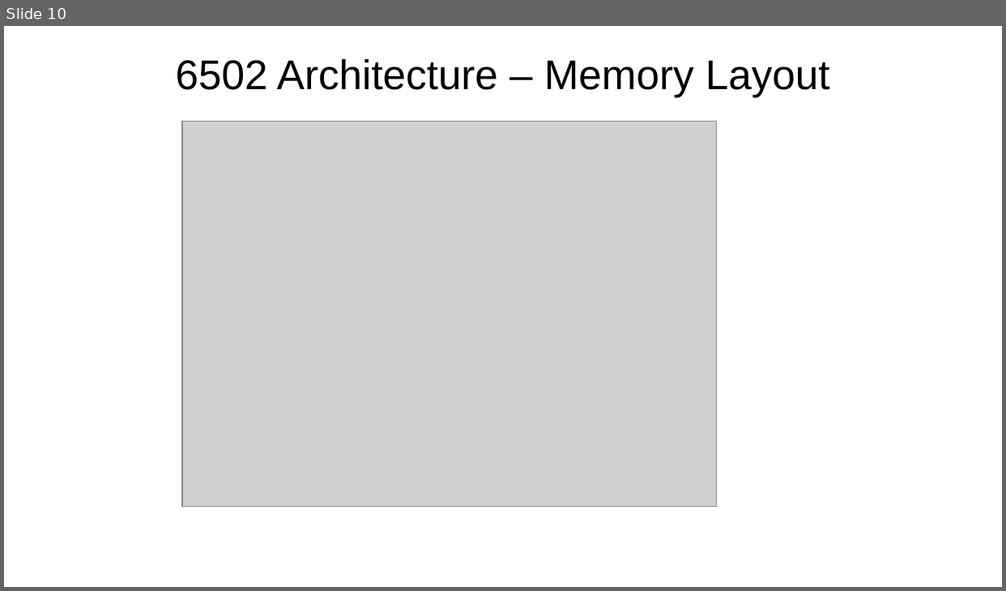
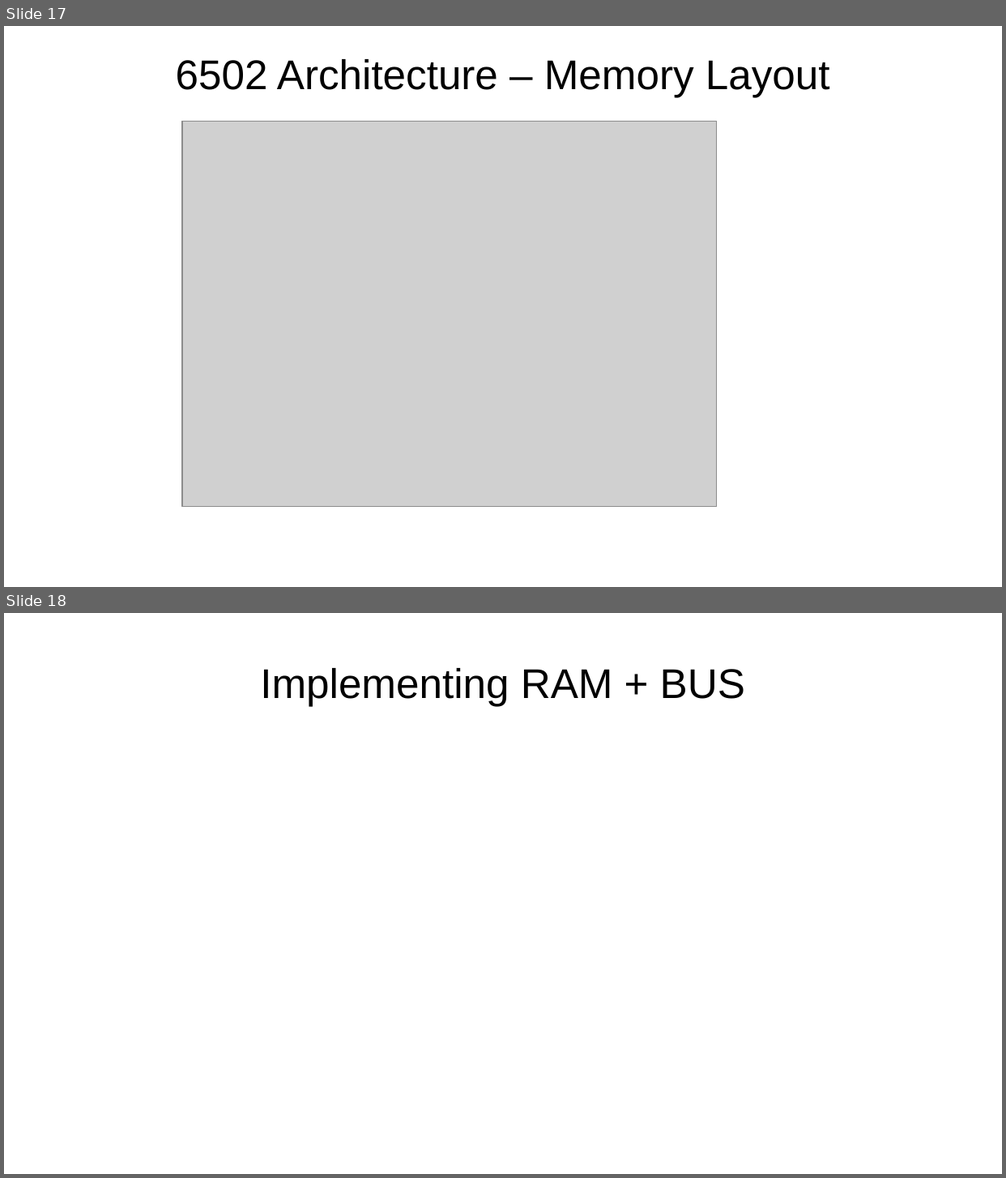
Before and after one commit to RevsRev/nes, a slide deck: tech-talk/NES emulator.odp. Shown one above the other, each under a label of ours: slide 10 before the commit, slides 17 and 18 after it. The pictures are 1006x591 and 1006x1178 pixels, drawn with LibreOffice and Linux fonts; fonts in the diff are those of the drawing; grey boxes stand for pictures; background and template pictures are left out. Boxes give left, top, right and bottom in pixels: in the first picture for what was removed or moved away, otherwise in the second. Text is boxed around its words. In the diff, an @@ line names an element or a change of style, - is before the commit and + after.

```diff
--- a/tech-talk/NES emulator.odp
+++ b/tech-talk/NES emulator.odp
@@ slide 18 added at [4,613,1002,1174], background picture (left out) @@
@@ title added at [260,668,745,707], 33 pt, text #000000 @@
+Implementing RAM + BUS
@@ what was slide 10 is now slide 17 @@
```
Also in this commit, not shown: 2 slides changed, 13 other slides added, 9 other files.
